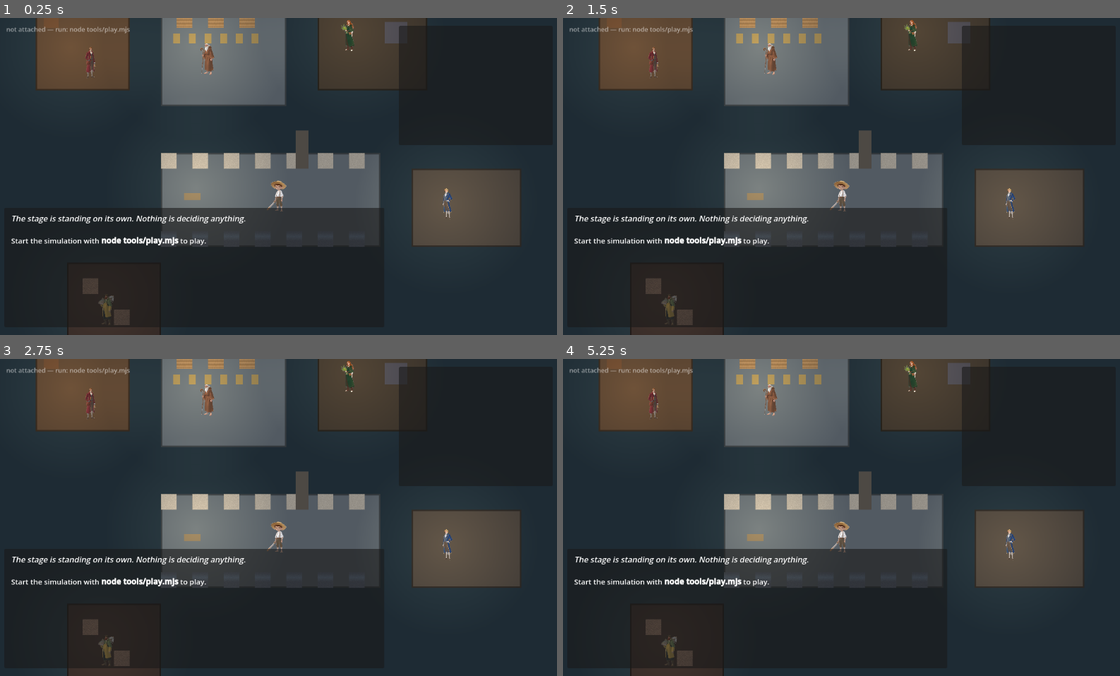
Above: before the commit, frames 1-4 (two rows, left to right).
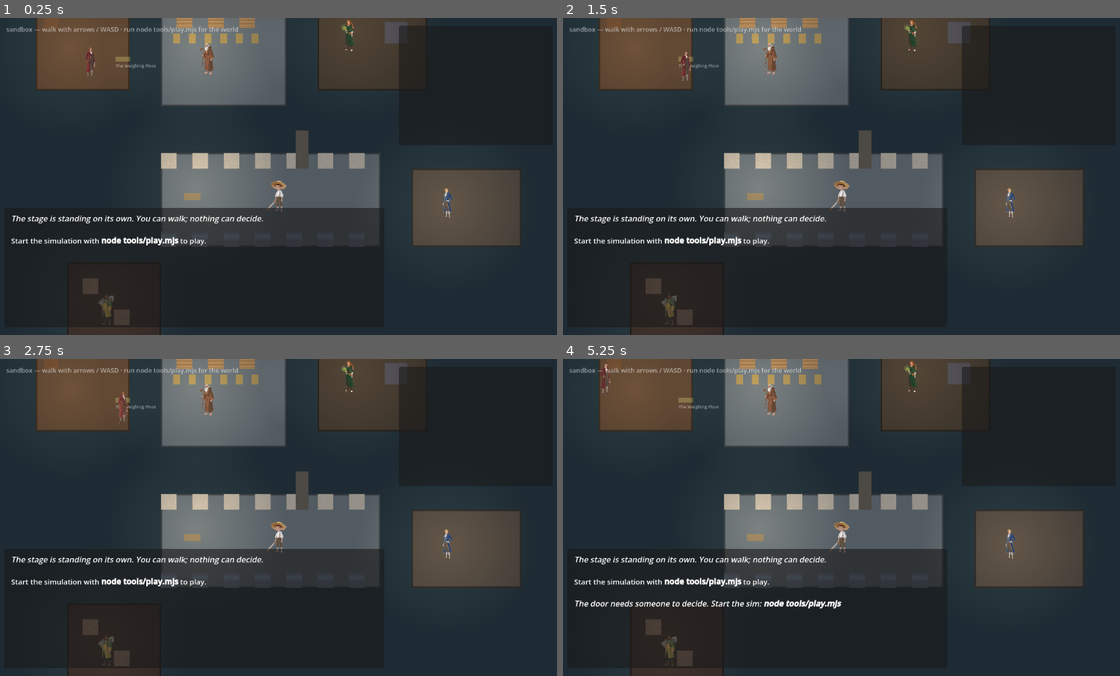
Above: after the commit, the same moments.

Repository: mcp-tool-shop-org/ai-rpg-stage
Game: Godot game, scene res://stage/diorama.tscn
Same seed, same stepped clock (60 frames per second), same inputs: the game is played once before the commit and once after it.
Inputs:
- Up to frame 1 (0.25 s): no input
- Up to frame 2 (1.5 s): tap Enter at 0.5 s; hold Right (ui_right) 0.53-1.28 s; tap 1 at 0.6 s; tap Space at 0.77, 1.25 s; hold Down (ui_down) from 1.28 s (still down); tap 9 at 1.35 s
- Up to frame 3 (2.75 s): tap Space at 1.52 s; tap Enter at 2 s; release Down (ui_down) at 2.03 s; hold Right (ui_right) from 2.03 s (still down); tap 1 at 2.1 s
- Up to frame 4 (5.25 s): release Right (ui_right) at 2.78 s; hold Up (ui_up) 2.78-3.53 s; tap 9 at 2.85, 4.35 s; tap Space at 3.02, 3.77, 4.25, 4.52 s; hold Left (ui_left) 3.53-5.03 s; tap 1 at 3.6, 5.1 s; tap Enter at 5 s; hold Down (ui_down) from 5.03 s (still down)

The runs differ from the first frame. In frame 1, 0.7% of the frame differs, in the area x 1-48%, y 2-65%; in frame 2, 0.8%; in frame 3, 0.8%; in frame 4, 1.4%, in the area x 1-51%, y 1-79%.

Commit message:
feat(move): the sprite walks
Free 8-way movement inside the zone, which should never have been
missing. WASD/arrows move the player node, clamped to the zone's own
floor rectangle; facing is derived from velocity through the sprite
binder that was built for exactly this and had only ever been fed the
direction of a menu teleport; the gait bob is distance-phased so two
identical input sequences look identical.

Doors stop being a menu. Each neighbour gets a mat on the edge nearest
it; stepping onto one submits the real move intent and renders what
comes back. The client still decides nothing — a refusal knocks the
player back off the mat and the door cools down so the sentence lands
once instead of machine-gunning. With no sim attached the walking still
works and the mats say plainly that nothing can decide yet.

Two things the renders caught that the suite could not: bottom-pivot
sprites need their own TOP inset (feet legally inside the room, whole
torso over the wall), and door mats must share that inset or they are
doors nobody can stand on.

192 checks (+24). Verified live: walked out of the Counting House onto
the doorway, the sim accepted, arrived in the Weighing Floor beside
Corvane with its prose — docs/walked-live.png.

Co-Authored-By: Claude Fable 5 <noreply@anthropic.com>

Diff:
--- /dev/null
+++ b/stage/free_move.gd
@@ -0,0 +1,277 @@
+## free_move.gd — the sprite walks.
+##
+## This is the layer that should never have been missing: continuous 8-way movement
+## inside the zone the player is standing in. It exists entirely on the client because
+## the charter puts it there — Pillar 2: the CLIENT owns coordinates, collision and
+## movement feel; the SIM owns access. Nothing in this file asks permission to move
+## inside a zone, and nothing in this file decides whether a zone boundary may be
+## crossed. Walking is presentation; doors are rules.
+##
+## THE SPLIT, concretely:
+##
+##   * WASD / arrows move the player node inside the current zone, clamped to the
+##     zone's own floor rectangle (the extent the export ships in its collision shape).
+##     No wire traffic. Works with no sim attached at all — the sandbox case.
+##   * Each neighbouring zone gets a DOOR MAT on the edge nearest to it. Stepping onto
+##     a mat submits the real `move` intent through the session and renders whatever
+##     comes back. A refusal (Halle) knocks the player a step back off the mat and the
+##     door cools down, so a person hears the sentence instead of a machine-gun of it.
+##
+## Facing is derived from velocity through the existing sprite binder — the code that
+## was built for exactly this and, until this file, was only ever fed the direction of
+## a menu teleport. The walk bob is distance-driven, not clock-driven, so two identical
+## input sequences look identical; the studio's determinism rule applies to gait too.
+##
+## The per-frame work lives in `step()` (pure: delta + an input vector in, movement
+## out) so a headless test drives it directly. `_process` is one line of input
+## plumbing over it.
+extends Node
+
+const SpriteBinder := preload("res://stage/sprite_binder.gd")
+const FloorPainter := preload("res://stage/floor_painter.gd")
+
+const SPEED := 150.0            ## px/s, zone-local — a person crosses a room in ~2s
+const EDGE_MARGIN := 14.0       ## the feet stay this far inside the floor
+## The TOP edge needs its own inset, and the reason is the pack's pivot. Sprites are
+## bottom-centre: the feet sit on the node and the body extends UPWARD ~64px at this
+## scale. Clamping the top to `EDGE_MARGIN` puts the feet legally inside the room while
+## the whole torso hangs over the wall — which looks exactly like a clipping bug and was
+## visible in the first walked render. Measured against the sprite, not guessed.
+const TOP_MARGIN := 58.0
+const DOOR_RADIUS := 24.0       ## stepping this close to a mat crosses / knocks
+const DOOR_COOLDOWN := 0.9      ## s before the same door can fire again
+const BOB_PX := 2.5             ## gait amplitude; stills glide — this keeps them alive
+const BOB_WAVELENGTH := 42.0    ## px of travel per bob cycle
+const KNOCKBACK_PX := 34.0
+const FALLBACK_EXTENT := Vector2(320, 224)
+
+var diorama: Node2D
+## Nullable ON PURPOSE: with no session the sandbox still walks; only doors need a sim.
+var session: Node
+## Where door hints and sandbox notices go. Wired to the playable layer's log.
+var narrate: Callable = Callable()
+
+var _facing := "front"
+var _walked := 0.0
+var _crossing := false
+var _doors: Array[Dictionary] = []
+var _doors_zone := ""
+var _cooldowns: Dictionary = {}
+var _sandbox_hinted := false
+
+
+func setup(diorama_node: Node2D, wire_session: Node) -> void:
+	diorama = diorama_node
+	session = wire_session
+	# A session change is a state change: cooldowns from sandbox wandering must not
+	# swallow the first real crossing, and the mats re-draw at attached brightness.
+	_cooldowns.clear()
+	_crossing = false
+	_doors_zone = ""
+
+
+func _process(delta: float) -> void:
+	step(delta, _input_vector())
+
+
+## One frame of movement. Public and pure-ish so headless tests drive it with
+## synthetic input instead of faking keyboard events.
+func step(delta: float, input_vec: Vector2) -> void:
+	_tick_cooldowns(delta)
+	if _crossing or diorama == null:
+		return
+	var player: Node2D = diorama.get("player")
+	if player == null:
+		return
+	var zn := player.get_parent() as Node2D
+	if zn == null:
+		return
+
+	_ensure_doors(zn)
+
+	var sprite := player.get_node_or_null("Sprite") as Sprite2D
+	if input_vec.is_zero_approx():
+		if sprite != null:
+			sprite.position.y = 0.0
+		return
+
+	var motion := input_vec.normalized() * SPEED * delta
+	player.position = _clamped(player.position + motion, _extent_of(zn))
+	_walked += motion.length()
+
+	if sprite != null:
+		var want := SpriteBinder.direction_for(input_vec)
+		if want != _facing:
+			_facing = SpriteBinder.face(sprite, input_vec)
+		# The gait: distance-phased so the same walk is the same bob, every run.
+		sprite.position.y = -absf(sin(_walked / BOB_WAVELENGTH * TAU)) * BOB_PX
+
+	_check_doors(player)
+
+
+# ── Doors ─────────────────────────────────────────────────────
+
+## (Re)build the door mats when the player's zone changes. A mat is a visible thing —
+## the door list stops being a menu and becomes geography.
+func _ensure_doors(zn: Node2D) -> void:
+	var zone_id := String(zn.get_meta("zone_id", ""))
+	if zone_id.is_empty() or zone_id == _doors_zone:
+		return
+	_doors_zone = zone_id
+	_doors.clear()
+	_cooldowns.clear()
+
+	var old := zn.get_node_or_null("Doors")
+	if old != null:
+		old.free()
+	var holder := Node2D.new()
+	holder.name = "Doors"
+	zn.add_child(holder)
+
+	var extent := _extent_of(zn)
+	for neighbor: String in _neighbors_of(zone_id):
+		var nn := diorama.call("zone_node", neighbor) as Node2D
+		if nn == null:
+			continue
+		var target_center: Vector2 = nn.position + _extent_of(nn) * 0.5
+		var point := _edge_point_toward(zn.to_local(target_center), extent)
+		_doors.append({"id": neighbor, "point": point})
+		_draw_mat(holder, point, _zone_name(neighbor))
+
+
+## The point on this zone's floor edge nearest to a target (zone-local coordinates):
+## clamp the target into the shrunk floor rect, then push the clamped point out to the
+## rect's nearest edge so a mat always sits ON a boundary, never in the middle.
+static func _edge_point_toward(local_target: Vector2, extent: Vector2) -> Vector2:
+	# Mats share the walkable inset — a mat the player cannot legally stand on is a door
+	# that never opens.
+	var lo := Vector2(EDGE_MARGIN, TOP_MARGIN)
+	var hi := extent - Vector2(EDGE_MARGIN, EDGE_MARGIN)
+	var p := local_target.clamp(lo, hi)
+	var d_left := absf(p.x - lo.x)
+	var d_right := absf(hi.x - p.x)
+	var d_top := absf(p.y - lo.y)
+	var d_bottom := absf(hi.y - p.y)
+	var m := minf(minf(d_left, d_right), minf(d_top, d_bottom))
+	if m == d_left:
+		p.x = lo.x
+	elif m == d_right:
+		p.x = hi.x
+	elif m == d_top:
+		p.y = lo.y
+	else:
+		p.y = hi.y
+	return p
+
+
+func _draw_mat(holder: Node2D, point: Vector2, label_text: String) -> void:
+	var mat := Polygon2D.new()
+	mat.name = "Mat"
+	var w := 30.0
+	var h := 10.0
+	mat.polygon = PackedVector2Array([
+		Vector2(-w * 0.5, -h * 0.5), Vector2(w * 0.5, -h * 0.5),
+		Vector2(w * 0.5, h * 0.5), Vector2(-w * 0.5, h * 0.5),
+	])
+	# Dimmer when no sim is attached: the doors are visible but honest about being inert.
+	mat.color = Color(0.88, 0.72, 0.42, 0.6 if session != null else 0.25)
+	mat.position = point
+	holder.add_child(mat)
+
+	var tag := Label.new()
+	tag.text = label_text
+	tag.add_theme_font_size_override("font_size", 9)
+	tag.modulate = Color(1, 1, 1, 0.5)
+	tag.position = point + Vector2(-w * 0.5, 7.0)
+	holder.add_child(tag)
+
+
+func _check_doors(player: Node2D) -> void:
+	for door: Dictionary in _doors:
+		var id := String(door["id"])
+		if float(_cooldowns.get(id, 0.0)) > 0.0:
+			continue
+		if player.position.distance_to(door["point"] as Vector2) > DOOR_RADIUS:
+			continue
+		_cross(door, player)
+		return
+
+
+func _cross(door: Dictionary, player: Node2D) -> void:
+	var id := String(door["id"])
+	if session == null:
+		# Sandbox: the walk works, the world doesn't decide. Said once, not per step.
+		_cooldowns[id] = DOOR_COOLDOWN
+		if not _sandbox_hinted and narrate.is_valid():
+			_sandbox_hinted = true
+			narrate.call("[i]The door needs someone to decide. Start the sim: [b]node tools/play.mjs[/b][/i]")
+		return
+
+	_crossing = true
+	var before := String(session.call("player_zone"))
+	await session.call("walk_to", id)
+	if String(session.call("player_zone")) == before:
+		# Refused — a person said no, or the wire faulted. Either way the player steps
+		# back off the mat and the door rests, so the sentence lands once.
+		var away := (player.position - (door["point"] as Vector2))
+		away = Vector2(0, -1) if away.is_zero_approx() else away.normalized()
+		player.position = _clamped(
+			player.position + away * KNOCKBACK_PX,
+			_extent_of(player.get_parent() as Node2D),
+		)
+		_cooldowns[id] = DOOR_COOLDOWN
+	_crossing = false
+
+
+# ── Small helpers ─────────────────────────────────────────────
+
+func _tick_cooldowns(delta: float) -> void:
+	for k: Variant in _cooldowns.keys():
+		_cooldowns[k] = maxf(0.0, float(_cooldowns[k]) - delta)
+
+
+static func _clamped(pos: Vector2, extent: Vector2) -> Vector2:
+	return pos.clamp(
+		Vector2(EDGE_MARGIN, TOP_MARGIN),
+		extent - Vector2(EDGE_MARGIN, EDGE_MARGIN),
+	)
+
+
+static func _extent_of(zn: Node2D) -> Vector2:
+	var e: Vector2 = FloorPainter.zone_extent(zn)
+	return FALLBACK_EXTENT if e == Vector2.ZERO else e
+
+
+func _neighbors_of(zone_id: String) -> Array[String]:
+	var out: Array[String] = []
+	var pack: Dictionary = diorama.get("pack")
+	for z: Variant in (pack.get("zones", []) as Array):
+		var zd: Dictionary = z as Dictionary
+		if String(zd.get("id", "")) == zone_id:
+			for n: Variant in (zd.get("neighbors", []) as Array):
+				out.append(String(n))
+	return out
+
+
+func _zone_name(zone_id: String) -> String:
+	var pack: Dictionary = diorama.get("pack")
+	for z: Variant in (pack.get("zones", []) as Array):
+		var zd: Dictionary = z as Dictionary
+		if String(zd.get("id", "")) == zone_id:
+			return String(zd.get("name", zone_id))
+	return zone_id
+
+
+## Keyboard → a direction. Arrows via the built-in actions, WASD polled physically so
+## the project needs no InputMap edits to stay playable out of the box.
+func _input_vector() -> Vector2:
+	var v := Input.get_vector("ui_left", "ui_right", "ui_up", "ui_down")
+	if Input.is_physical_key_pressed(KEY_A):
+		v.x -= 1.0
+	if Input.is_physical_key_pressed(KEY_D):
+		v.x += 1.0
+	if Input.is_physical_key_pressed(KEY_W):
+		v.y -= 1.0
+	if Input.is_physical_key_pressed(KEY_S):
+		v.y += 1.0
+	return v.limit_length(1.0)
--- a/stage/playable.gd
+++ b/stage/playable.gd
@@ -17,6 +17,7 @@
 const Session := preload("res://stage/session.gd")
 const NetworkClient := preload("res://client/network_client.gd")
 const EventBus := preload("res://client/event_bus.gd")
+const FreeMove := preload("res://stage/free_move.gd")
 
 const MAX_LINES := 14
 
@@ -24,6 +25,7 @@
 var session: Node
 var client: Node
 var bus: Node
+var mover: Node
 
 var _log: RichTextLabel
 var _doors: RichTextLabel
@@ -36,10 +38,18 @@
 	diorama = get_parent() as Node2D
 	_build_ui()
 
+	# The sprite walks whether or not a sim is attached. Movement inside a zone is
+	# presentation and needs nobody's permission; only DOORS need the world to decide.
+	mover = FreeMove.new()
+	mover.name = "FreeMove"
+	mover.call("setup", diorama, null)
+	mover.set("narrate", Callable(self, "_say"))
+	add_child(mover)
+
 	var target := _attach_target()
 	if target.is_empty():
-		_status.text = "not attached — run: node tools/play.mjs"
-		_say("[i]The stage is standing on its own. Nothing is deciding anything.[/i]")
+		_status.text = "sandbox — walk with arrows / WASD · run node tools/play.mjs for the world"
+		_say("[i]The stage is standing on its own. You can walk; nothing can decide.[/i]")
 		_say("Start the simulation with [b]node tools/play.mjs[/b] to play.")
 		return
 
@@ -74,6 +84,8 @@
 	add_child(session)
 	session.call("setup", diorama, client, bus)
 	session.narrated.connect(_say)
+	mover.call("setup", diorama, session)
+	session.zone_entered.connect(func(_zone: String) -> void: _refresh_doors())
 
 	# The session already routes these to `diagnostics` and emits them on `narrated`, so
 	# subscribing here as well would show each one twice. The UI shows what the session
@@ -160,6 +172,7 @@
 		return id
 
 	var text := "[b]%s[/b]\n" % name_of.call(zone)
+	text += "[i]walk: arrows / WASD — step onto a doorway[/i]\n"
 	var doors := _current_doors()
 	for i in range(doors.size()):
 		text += "  [%d] %s\n" % [i + 1, name_of.call(doors[i])]
--- a/stage/session.gd
+++ b/stage/session.gd
@@ -23,6 +23,7 @@
 
 const TickQueue := preload("res://client/tick_queue.gd")
 const SpriteBinder := preload("res://stage/sprite_binder.gd")
+const FloorPainter := preload("res://stage/floor_painter.gd")
 
 ## Events this session knows how to show. Anything else is IGNORED, not an error —
 ## tolerant out (RFC 9413): the sim may learn to say things this stage does not render
@@ -152,6 +153,7 @@
 	var zone_id := String(payload.get("zoneId", payload.get("toZoneId", "")))
 	if zone_id.is_empty():
 		return null
+	var came_from := _player_zone
 	_player_zone = zone_id
 
 	# Move the player's node into the zone it is now in, so the scene agrees with the sim
@@ -161,7 +163,10 @@
 	if zn != null and player != null and player.get_parent() != zn:
 		player.get_parent().remove_child(player)
 		zn.add_child(player)
-		player.position = Vector2(112, 136)
+		# Enter on the edge FACING the zone you came from, so a walk reads as
+		# continuous instead of teleporting to a fixed spot. Falls back to the old
+		# fixed point when there is no previous zone to face (the opening snapshot).
+		player.position = _entry_point(zn, came_from)
 
 	# The zone's authored prose, shown on arrival. This is where the Director-frozen
 	# writing actually reaches a player.
@@ -259,6 +264,27 @@
 func _note(line: String) -> void:
 	diagnostics.append(line)
 	narrated.emit(line)
+
+
+## Where the player lands in a newly-entered zone: just inside the edge nearest the
+## zone they came from. Zone-local; mirrors free_move's door-mat geometry so walking
+## out of one door puts you beside the matching door on the other side.
+func _entry_point(zn: Node2D, came_from: String) -> Vector2:
+	var fallback := Vector2(112, 136)
+	if came_from.is_empty():
+		return fallback
+	var pn := diorama.call("zone_node", came_from) as Node2D
+	if pn == null:
+		return fallback
+	var p_extent: Vector2 = FloorPainter.zone_extent(pn)
+	if p_extent == Vector2.ZERO:
+		p_extent = Vector2(320, 224)
+	var extent: Vector2 = FloorPainter.zone_extent(zn)
+	if extent == Vector2.ZERO:
+		extent = Vector2(320, 224)
+	var margin := 26.0
+	var local := zn.to_local(pn.position + p_extent * 0.5)
+	return local.clamp(Vector2(margin, margin), extent - Vector2(margin, margin))
 
 
 ## Point the player the way they are about to walk, from the zones' own positions.
--- /dev/null
+++ b/tests/test_free_move.gd
@@ -0,0 +1,217 @@
+## test_free_move.gd — the sprite walks, and the walking obeys the contract.
+##
+## Headless, so it cannot assert that walking FEELS right — that is a hands-on-keys
+## judgment. What it CAN assert is every property that makes free movement honest:
+##
+##   * `step()` moves the player node, and input direction changes the sprite's facing
+##   * the walk is CLAMPED to the zone's own floor — no escaping the rectangle
+##   * every neighbour gets a door mat, placed on the zone's edge
+##   * stepping onto a mat submits the move THROUGH THE SESSION — the mover never
+##     relocates the player itself (access is the sim's; this file proves the client
+##     only ever asks)
+##   * a refusal knocks the player back off the mat and the door cools down, so the
+##     next frame does not re-fire it
+##   * with NO session at all, walking still works and door contact does not crash —
+##     the sandbox case, which is the whole point
+extends RefCounted
+
+const Diorama := preload("res://stage/diorama.gd")
+const FreeMove := preload("res://stage/free_move.gd")
+
+const SECTIONS := [
+	"moves", "clamped", "faces", "doors", "asks-the-session", "knockback", "sandbox",
+]
+
+var _completed: Array[String] = []
+
+
+## A session stand-in that RECORDS instead of deciding. `zone_after` is what
+## `player_zone()` returns after a walk — leave it equal to the start zone to play a
+## refusal, change it to play an accepted move.
+##
+## Extends NODE, not RefCounted: `free_move.setup()` types its session parameter as
+## Node (the real session is one), and passing a RefCounted is a runtime type error —
+## which does not fail loudly in a coroutine, it TRUNCATES it. The section canaries
+## caught exactly that on this file's first run.
+class StubSession:
+	extends Node
+	var walked: Array[String] = []
+	var zone := "counting-house"
+	var zone_after := ""
+
+	func player_zone() -> String:
+		return zone
+
+	func walk_to(zone_id: String) -> Dictionary:
+		walked.append(zone_id)
+		if not zone_after.is_empty():
+			zone = zone_after
+		return {}
+
+
+func run_async(t: RefCounted) -> void:
+	var tree := Engine.get_main_loop() as SceneTree
+	if tree == null:
+		t.check(false, "a SceneTree is available", "free_move needs a tree")
+		return
+
+	var d: Node2D = Diorama.new()
+	d.name = "DioramaForFreeMove"
+	tree.root.add_child(d)
+	# The harness property test_diorama.gd records: nodes added in _initialize are not
+	# in the tree until a frame passes, and building before then leaves get_tree() null.
+	await tree.process_frame
+	d.call("build")
+	await tree.process_frame
+
+	var player: Node2D = d.get("player")
+	if player == null:
+		t.check(false, "the diorama placed a player", "cannot test movement without one")
+		d.free()
+		return
+
+	var mover: Node = FreeMove.new()
+	mover.name = "FreeMove"
+	tree.root.add_child(mover)
+	await tree.process_frame
+
+	var stub := StubSession.new()
+	stub.name = "StubSession"
+	tree.root.add_child(stub)
+
+	_moves(t, d, mover, player)
+	_clamped(t, d, mover, player)
+	_faces(t, mover, player)
+	_doors(t, d, player)
+	await _asks_the_session(t, d, mover, player, stub)
+	await _knockback(t, d, mover, player, stub)
+	_sandbox(t, d, mover, player)
+
+	for s: String in SECTIONS:
+		t.check(_completed.has(s), "section ran: %s" % s, "truncated before it")
+
+	stub.free()
+	mover.free()
+	d.free()
+
+
+func _moves(t: RefCounted, d: Node2D, mover: Node, player: Node2D) -> void:
+	mover.call("setup", d, null)
+	player.position = Vector2(100, 100)
+	var before := player.position
+	for _i in range(30):
+		mover.call("step", 1.0 / 60.0, Vector2(1, 0))
+	t.check(player.position.x > before.x + 40.0, "walking right moves the player right",
+		"moved %.1f px" % (player.position.x - before.x))
+	t.equals(player.position.y, before.y, "a horizontal walk does not drift vertically")
+	_completed.append("moves")
+
+
+func _clamped(t: RefCounted, d: Node2D, mover: Node, player: Node2D) -> void:
+	# Walk hard at one wall for far longer than the room is wide.
+	for _i in range(600):
+		mover.call("step", 1.0 / 60.0, Vector2(1, 0))
+	var zn := player.get_parent() as Node2D
+	var extent: Vector2 = mover.call("_extent_of", zn)
+	t.check(player.position.x <= extent.x - 13.9, "the walk is clamped inside the floor",
+		"x=%.1f extent=%.1f" % [player.position.x, extent.x])
+	t.check(player.position.x >= extent.x - 40.0, "…and the clamp is AT the wall, not short of it",
+		"x=%.1f" % player.position.x)
+	_completed.append("clamped")
+
+
+func _faces(t: RefCounted, mover: Node, player: Node2D) -> void:
+	var sprite := player.get_node_or_null("Sprite") as Sprite2D
+	if sprite == null:
+		t.check(false, "the player has a sprite to face")
+		return
+	player.position = Vector2(100, 100)
+	mover.call("step", 1.0 / 60.0, Vector2(0, -1))
+	t.equals(String(sprite.get_meta("facing", "")), "back", "walking up faces the sprite away")
+	mover.call("step", 1.0 / 60.0, Vector2(0, 1))
+	t.equals(String(sprite.get_meta("facing", "")), "front", "walking down faces the camera")
+	t.check(sprite.position.y < 0.0, "mid-walk the gait bob lifts the sprite",
+		"y=%.2f" % sprite.position.y)
+	mover.call("step", 1.0 / 60.0, Vector2.ZERO)
+	t.equals(sprite.position.y, 0.0, "standing still rests the gait")
+	_completed.append("faces")
+
+
+func _doors(t: RefCounted, d: Node2D, player: Node2D) -> void:
+	var zn := player.get_parent() as Node2D
+	var doors := zn.get_node_or_null("Doors")
+	if doors == null:
+		t.check(false, "a Doors container exists after stepping")
+		return
+	var mats := 0
+	for c: Node in doors.get_children():
+		if c.name == "Mat":
+			mats += 1
+	# Count neighbours off the fixture the same way the mover does.
+	var expected := 0
+	for z: Variant in ((d.get("pack") as Dictionary).get("zones", []) as Array):
+		if String((z as Dictionary).get("id", "")) == String(zn.get_meta("zone_id", "")):
+			expected = ((z as Dictionary).get("neighbors", []) as Array).size()
+	t.check(expected > 0, "the start zone has at least one neighbour", "fixture problem otherwise")
+	t.equals(mats, expected, "every neighbour got a door mat")
+	_completed.append("doors")
+
+
+func _asks_the_session(t: RefCounted, d: Node2D, mover: Node, player: Node2D, stub: Node) -> void:
+	var zn := player.get_parent() as Node2D
+	stub.set("zone", String(zn.get_meta("zone_id", "")))
+	stub.set("zone_after", stub.get("zone"))  # sim says no — zone unchanged
+	mover.call("setup", d, stub)
+
+	var mats: Array[Dictionary] = mover.get("_doors")
+	if mats.is_empty():
+		t.check(false, "the mover knows its doors")
+		return
+	var door: Dictionary = mats[0]
+
+	# Doors fire while WALKING (you cross by stepping in, not by standing about), so the
+	# test walks one frame while on the mat rather than teleporting and idling.
+	player.position = door["point"] as Vector2
+	mover.call("step", 1.0 / 60.0, Vector2(1, 0))
+	# _cross awaits the stub; give the coroutine a frame to complete.
+	await (Engine.get_main_loop() as SceneTree).process_frame
+	var walked: Array = stub.get("walked")
+	t.equals(walked.size(), 1, "door contact submitted exactly one move")
+	if walked.size() == 1:
+		t.equals(String(walked[0]), String(door["id"]), "…to the zone the mat belongs to")
+	t.check(player.get_parent() == zn, "the mover did NOT relocate the player itself",
+		"access is the sim's decision, and the sim said no")
+	_completed.append("asks-the-session")
+
+
+func _knockback(t: RefCounted, d: Node2D, mover: Node, player: Node2D, stub: Node) -> void:
+	var mats: Array[Dictionary] = mover.get("_doors")
+	var door: Dictionary = mats[0]
+	var mat_point := door["point"] as Vector2
+	t.check(player.position.distance_to(mat_point) > 24.0,
+		"the refusal knocked the player back off the mat",
+		"%.1f px away" % player.position.distance_to(mat_point))
+
+	# Cooldown: standing where we landed and stepping again must NOT re-submit.
+	var calls_before: int = (stub.get("walked") as Array).size()
+	player.position = mat_point
+	mover.call("step", 1.0 / 60.0, Vector2(1, 0))
+	await (Engine.get_main_loop() as SceneTree).process_frame
+	t.equals((stub.get("walked") as Array).size(), calls_before,
+		"the door is cooling down — no machine-gun refusals")
+	_completed.append("knockback")
+
+
+func _sandbox(t: RefCounted, d: Node2D, mover: Node, player: Node2D) -> void:
+	mover.call("setup", d, null)
+	player.position = Vector2(60, 60)
+	var before := player.position
+	for _i in range(10):
+		mover.call("step", 1.0 / 60.0, Vector2(1, 1))
+	t.check(player.position.distance_to(before) > 10.0, "with no session the walk still works")
+	var mats: Array[Dictionary] = mover.get("_doors")
+	if not mats.is_empty():
+		player.position = mats[0]["point"] as Vector2
+		mover.call("step", 1.0 / 60.0, Vector2.ZERO)
+		t.check(true, "door contact with no session does not crash")
+	_completed.append("sandbox")
--- a/tools/screenshot.gd
+++ b/tools/screenshot.gd
@@ -57,6 +57,25 @@
 		d.call("apply_zone_state", zone, tags)
 		print("state: zone=%s tags=%s" % [zone, str(tags)])
 
+	# `--stride=x,y --steps=N`: walk the player N real frames through the free-move
+	# controller before capturing — movement, facing and gait exactly as a hand on the
+	# keys would produce them, so the shot proves the walking rather than posing it.
+	var stride_raw := _arg("stride", "")
+	if not stride_raw.is_empty():
+		var sp := stride_raw.split(",", false)
+		if sp.size() == 2:
+			var vec := Vector2(float(sp[0]), float(sp[1]))
+			var steps := int(_arg("steps", "60"))
+			var mover := d.get_node_or_null("Playable/FreeMove")
+			if mover == null:
+				printerr("no FreeMove under Playable — cannot stride")
+				quit(1)
+				return
+			for _s in range(steps):
+				mover.call("step", 1.0 / 60.0, vec)
+			print("strode %d frames along %s" % [steps, str(vec)])
+			await process_frame
+
 	for _i in range(WARMUP_FRAMES):
 		await process_frame
 
Not shown, added: docs/played.png.import
Binary file added: docs/walked-live.png
Binary file added: docs/walked-sandbox.png
Not shown, changed: .github/workflows/ci.yml
